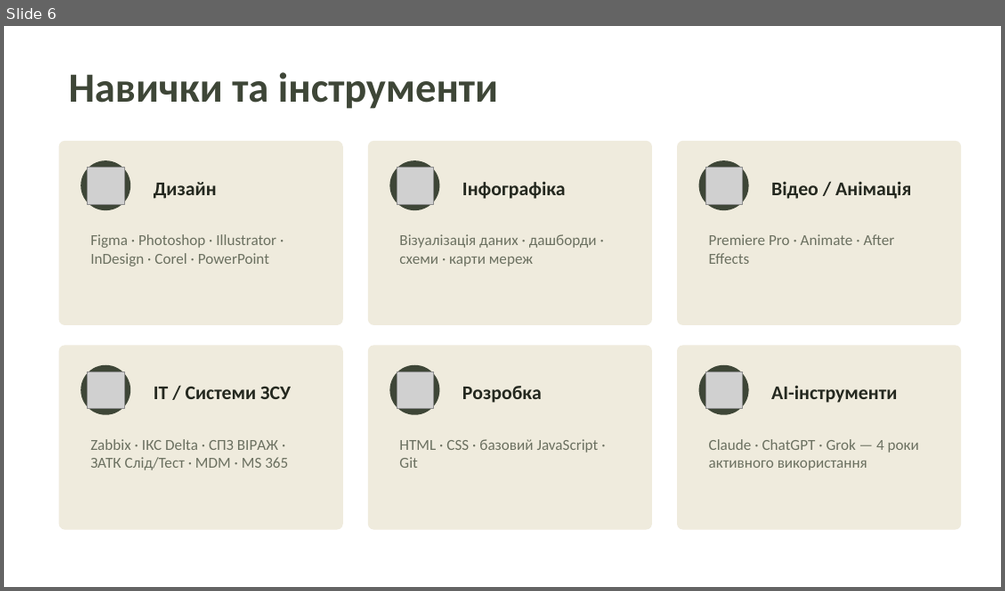
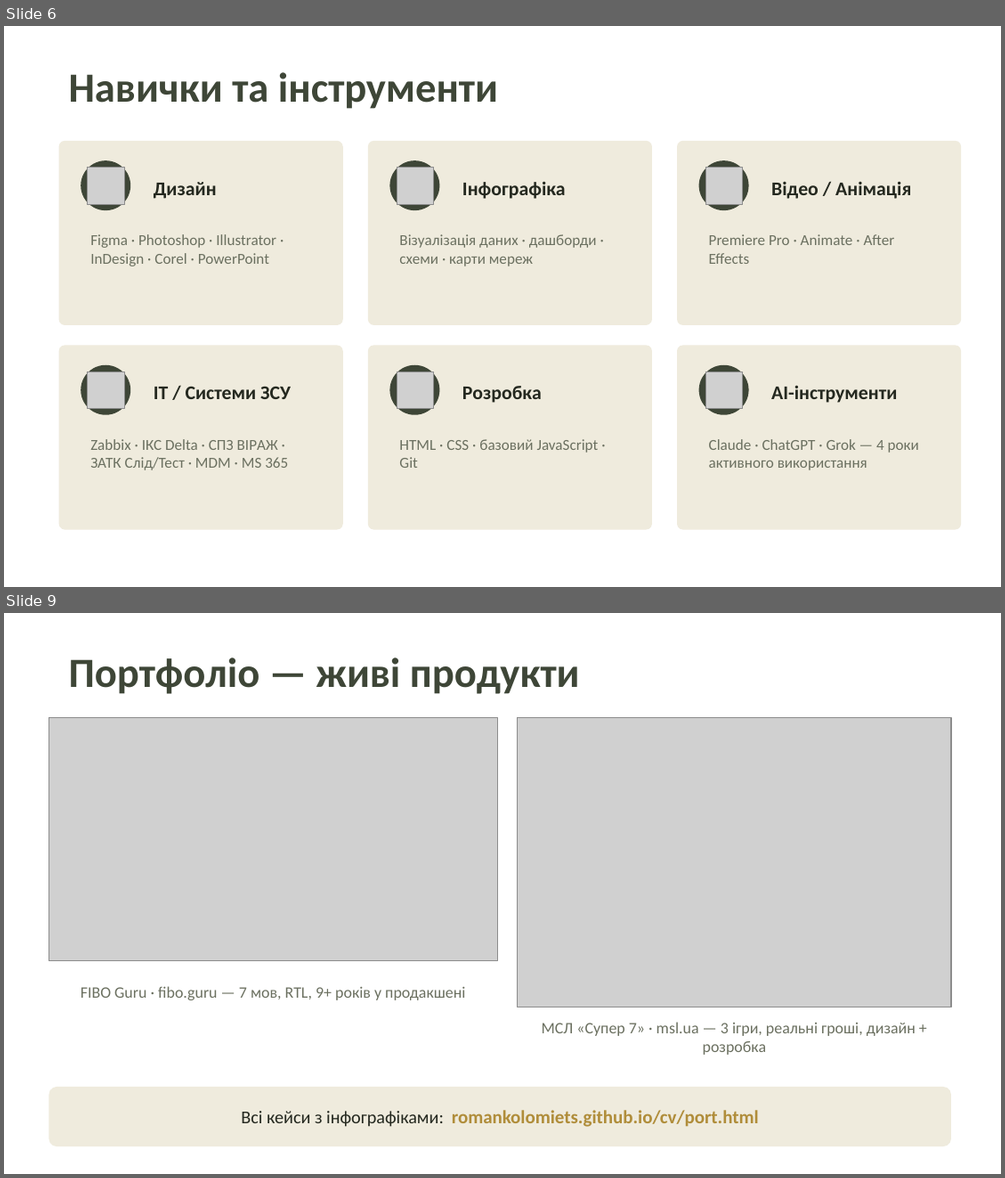
Before and after one commit to RomanKolomiets/cv, a slide deck: Коломієць_Резюме_Презентація.pptx. Shown one above the other, each under a label of ours: slide 6 before the commit, slides 6 and 9 after it; the slides between them are not shown. The pictures are 1005x591 and 1005x1178 pixels, drawn with LibreOffice and Linux fonts; fonts in the diff are those of the drawing; grey boxes stand for pictures. Boxes give left, top, right and bottom in pixels: in the first picture for what was removed or moved away, otherwise in the second. Text is boxed around its words. In the diff, an @@ line names an element or a change of style, - is before the commit and + after.

```diff
--- a/Коломієць_Резюме_Презентація.pptx
+++ b/Коломієць_Резюме_Презентація.pptx
@@ slide 9 added at (4,613,1001,1174), background #FFFFFF @@
@@ text added at (69,657,580,694), 30 pt, text #3E4637, bold @@
+Портфоліо — живі продукти
@@ picture added at (48,718,497,961) @@
@@ picture added at (518,718,951,1006) @@
@@ text added at (81,986,465,1000), 11.5 pt, text #6B7060 @@
+FIBO Guru · fibo.guru — 7 мов, RTL, 9+ років у продакшені
@@ text added at (542,1022,915,1054), 11.5 pt, text #6B7060 @@
+МСЛ «Супер 7» · msl.ua — 3 ігри, реальні гроші, дизайн + розробка
@@ rounded rectangle added at (48,1086,951,1146), fill #EFEBDD @@
@@ text added at (241,1110,759,1127), 13.5 pt, text #B08D3A, bold @@
+Всі кейси з інфографіками: romankolomiets.github.io/cv/port.html
```
Also in this commit, not shown: 6 slides changed, 1 other slide added.
